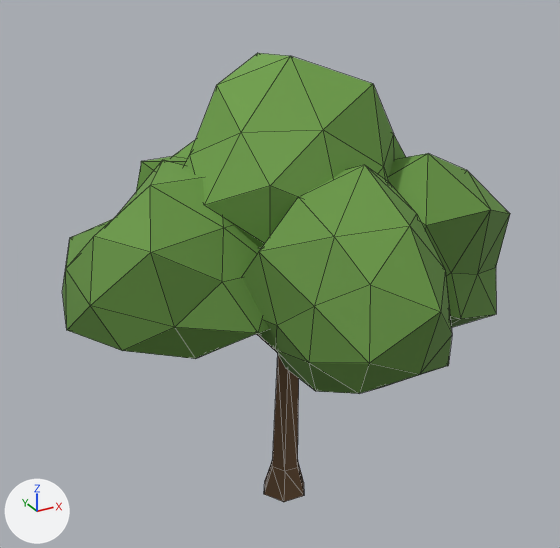
One commit to the glTF model assets/trees/broadleaf_a.glb: the scene before it, then after it.
The view is the same before and after, from a 50 mm camera at (-6.41, -11.47, 10.66) aimed at (0.03, 0.23, 4.81). Lighting does not change. The marker at lower left points along +X, +Y and +Z. The first picture is the older version. Mesh edges are drawn as thin lines. Vertices at exactly the same position are counted once.

Script lines for the objects in view, before the commit:
```python
me_broadleaf = bpy.data.meshes.new('broadleaf')
me_broadleaf.from_pydata(...)  # 286 vertices, 498 faces; spans x -4.04..4.31, y -3.85..3.81, z -0.04..8.82
# faces by material slot: [98, 400]
me_broadleaf.materials.append(mat_bark)
me_broadleaf.materials.append(mat_foliage)
ob_broadleaf = bpy.data.objects.new('broadleaf', me_broadleaf)
ob_broadleaf.location = (0.0, 0.0, 0.0)
```
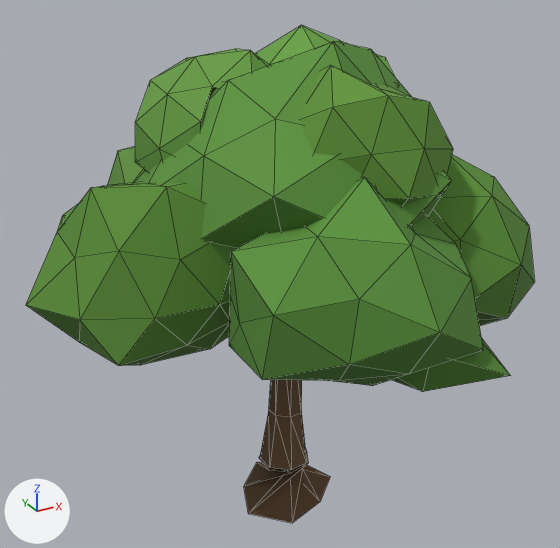
Edits to the bpy script that builds the scene:
```text
Change me_broadleaf:
    used by ob_broadleaf; location = (0.0, 0.0, 0.0)
    remove me_broadleaf.from_pydata(...)  # 286 vertices, 498 faces; spans x -4.04..4.31, y -3.85..3.81, z -0.04..8.82
    add me_broadleaf.from_pydata(...)  # 517 vertices, 760 faces; spans x -4.57..4.53, y -4.42..4.66, z 0.0..9.13
    me_broadleaf part 1: the loose piece of 42 vertices spanning x -1.71..1.93, y -3.85..0.0, z 3.88..7.41 is rebuilt with 42 vertices and now spans x -2.1..1.86, y -4.35..0.03, z 4.22..7.34
    me_broadleaf part 2: the loose piece of 42 vertices spanning x -4.04..0.55, y -1.99..2.44, z 4.11..7.02 is rebuilt with 42 vertices and now spans x -4.57..-0.53, y -1.35..2.01, z 3.83..7.09
    me_broadleaf part 3: the loose piece of 42 vertices spanning x -2.18..2.81, y -2.14..2.57, z 4.89..8.82 is rebuilt with 42 vertices and now spans x -2.53..3.0, y -2.86..3.44, z 5.17..9.1
    me_broadleaf part 4: the loose piece of 42 vertices spanning x -2.35..1.72, y -0.13..3.81, z 3.91..7.27 is rebuilt with 40 vertices and now spans x -2.52..2.03, y 0.03..4.66, z 4.31..7.28
    me_broadleaf part 5: the loose piece of 42 vertices spanning x 0.28..4.31, y -2.28..1.86, z 3.5..7.19 is rebuilt with 40 vertices and now spans x 0.57..4.37, y -2.98..1.13, z 3.94..7.13
    me_broadleaf part 6: the loose piece of 18 vertices spanning x -0.48..0.48, y -0.42..0.42, z -0.04..3.15 is rebuilt with 21 vertices and now spans x -0.45..0.5, y -0.49..0.49, z 0.76..3.86
    me_broadleaf part 7
    14 vertices are added at x -1.01..1.05, y -1.0..1.06, z 0.0..0.8
    14 new faces join them, mat_bark
    me_broadleaf part 8
    206 vertices are added at x -3.65..4.53, y -4.42..3.24, z 2.94..9.13
    50 new faces join them, mat_bark
    240 new faces join them, mat_foliage
    other edits to the shape of me_broadleaf do not show in these pictures
```

Pixel boxes [x1, y1, x2, y2] of what changed, in the pictures (560 x 548 px):
'broadleaf', reshaped (13% wider, 11% taller): before [62, 53, 510, 502]; after [26, 25, 534, 523]
part 1 of me_broadleaf, rebuilt (21% wider, 9% shorter): before [242, 165, 452, 394]; after [229, 177, 483, 386]
part 2 of me_broadleaf, rebuilt (7% shorter): before [62, 160, 269, 359]; after [26, 182, 231, 366]
part 3 of me_broadleaf, rebuilt: before [184, 53, 406, 249]; after [134, 41, 451, 268]
part 4 of me_broadleaf, rebuilt: before [136, 140, 195, 192]; after [107, 146, 145, 185]
part 5 of me_broadleaf, rebuilt: before [389, 153, 510, 328]; after [428, 154, 534, 326]
part 6 of me_broadleaf, rebuilt: before [264, 356, 304, 502]; after [260, 380, 307, 470]
part 7 of me_broadleaf, added (brown): after [244, 451, 330, 523]
part 8 of me_broadleaf, added (green): after [135, 25, 511, 392]
